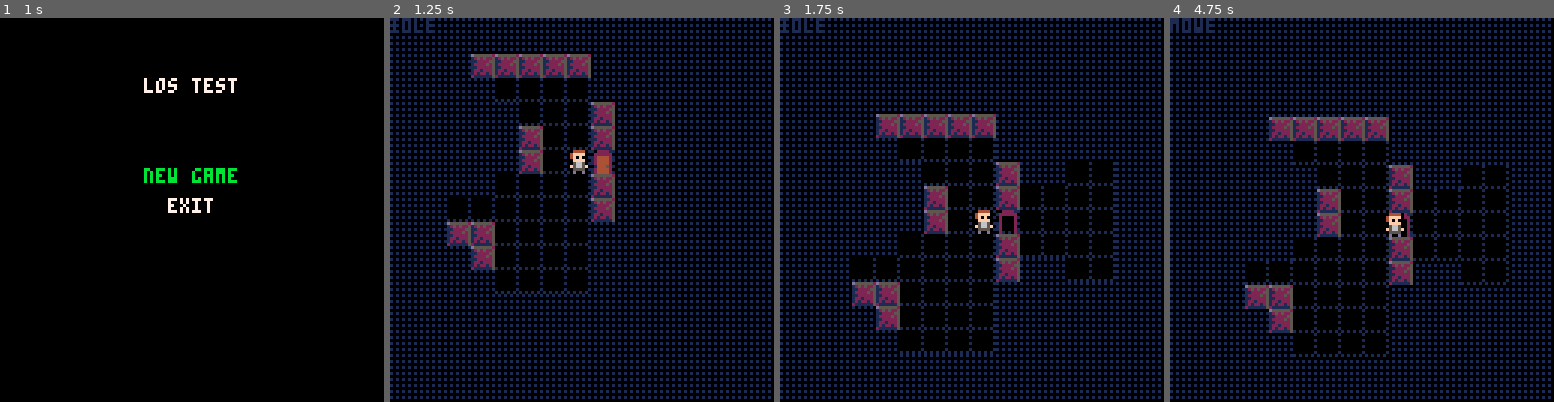
Above: before the commit, frames 1-4 (left to right).
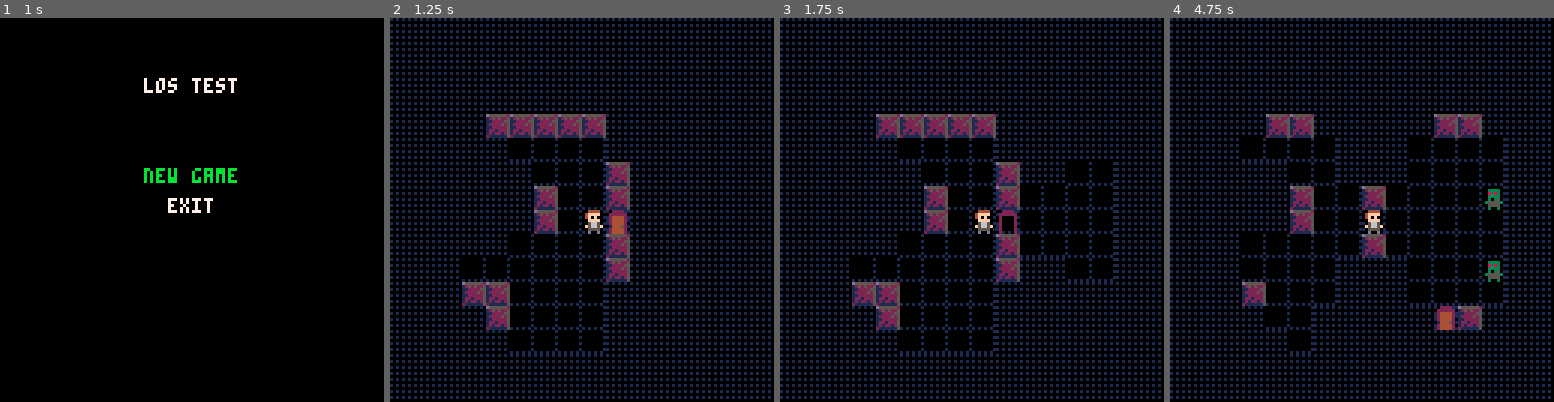
Above: after the commit, the same moments.

Repository: bancliffe/lostest
Game: PICO-8 cartridge lostest.p8
The game is run twice, just before and just after one commit, with the same random seed, the same clock (stepped at 60 frames per second) and the same inputs.
Inputs:
- Up to frame 1 (1 s): tap X (X key) at 0.33 s; tap O (Z key) at 0.7 s
- Up to frame 2 (1.25 s): tap X (X key) at 1.07 s
- Up to frame 3 (1.75 s): hold Right from 1.6 s (still down); tap O (Z key) at 1.7 s
- Up to frame 4 (4.75 s): tap X (X key) at 1.85, 2.97, 4.08 s; release Right at 2.1 s; tap O (Z key) every 0.4 s from 2.1 to 4.5 s; hold Up 2.15-2.42 s; hold Right 2.47-3.03 s; hold Left 3.08-3.58 s; hold Down 3.63-3.97 s; hold Right 4.02-4.68 s; hold Up from 4.73 s (still down)

Frame 1 is identical in both runs. In frame 2, 15% of the frame differs, in the area x 0-63%, y 0-88%; in frame 3, 0.1%; in frame 4, 16%, in the area x 0-89%, y 0-89%.

Commit message:
Refactor camera and player functionality; implement smooth camera mode, enhance player interaction, and update main menu logic

Diff:
--- a/camera.lua
+++ b/camera.lua
@@ -3,11 +3,17 @@
     y=y or 0,
     dx=0,
     dy=0,
+    mode="snap",
     target={x=0,y=0},
     update=function(_ENV)
-        dx = target.x * 8 - 64
-        dy = target.y * 8 - 64
-        x += (dx - x) * 0.2
-        y += (dy - y) * 0.2
+        if mode=="snap" then
+            x = (target.x * 8) + target.mx - 64
+            y = (target.y * 8) +target.my - 64
+        elseif mode=="smooth" then
+            dx = target.x * 8 - 64
+            dy = target.y * 8 - 64
+            x += (dx - x) * 0.2
+            y += (dy - y) * 0.2
+        end
     end
 })
--- a/entities.lua
+++ b/entities.lua
@@ -42,19 +42,30 @@
         if state == "idle" then
             return move_or_interact(_ENV)
         elseif state == "move" then
-            return move_player(_ENV, dx, dy)
+            return move_player(_ENV)
         elseif state == "bump" then
             return bump_player(_ENV)
         end
     end,
 
     bump_player=function(_ENV)
-        -- placeholder for bump animation or sound effect
-        state = "idle"
-        return true
+        mx+=dx
+        my+=dy
+        move_dist-=1
+        if move_dist==4 then
+            dx *= -1
+            dy *= -1
+        end
+        if move_dist==0 then
+            state="idle"
+            mx=0
+            my=0
+            return true
+        end
+        return false
     end,
 
-    move_player=function(_ENV, dx, dy)
+    move_player=function(_ENV)
         mx+=dx
         my+=dy
         move_dist-=1
@@ -86,7 +97,17 @@
                 local tile = test_map[x+dx] and test_map[x+dx][y+dy]
                 if tile and tile.object then
                     tile.object.interact(tile)
+                    move_dist=8
                     state="bump"
+                end
+                for i=1,#global.characters do
+                    local c = global.characters[i]
+                    if c.x == x+dx and c.y == y+dy and c.interact then
+                        c.interact(c)
+                        move_dist=8
+                        state="bump"
+                        break
+                    end
                 end
             end
         end
@@ -110,6 +131,9 @@
     update=function(_ENV) if global.pc.x < x then flipped = true else flipped =false end end,
     draw=function(_ENV)
         spr(sprite_id,x*8,y*8,1,1, flipped, false)
+    end,
+    interact=function(_ENV)
+        log("mob interaction with player at ("..x..","..y..")")
     end
 })
 
--- a/main.lua
+++ b/main.lua
@@ -4,6 +4,6 @@
     global=_ENV
     init_mainmenu()
     init_log()
-    _update = update_mainmenu
+    _update60 = update_mainmenu
     _draw = draw_mainmenu
 end
--- a/screens/screen_mainmenu.lua
+++ b/screens/screen_mainmenu.lua
@@ -13,7 +13,7 @@
     if btnp(🅾️) then
         if choice == 1 then
             init_map()
-            _update = update_map
+            _update60 = update_map
             _draw = draw_map
         elseif choice == 2 then
             -- exit game
--- a/screens/screen_map.lua
+++ b/screens/screen_map.lua
@@ -34,7 +34,6 @@
         update_los(test_map)
         minimap = generate_minimap(test_map)
     end
-
     my_camera:update()
 end
 
@@ -74,7 +73,6 @@
     if global.show_minimap then
         draw_minimap(1,1)
     end
-    ?global.pc.state
 end
 
 function draw_minimap(x, y)
--- a/utils.lua
+++ b/utils.lua
@@ -216,6 +216,7 @@
     return map
 end
 
+
 function init_log()
     if debug_mode then
         printh(get_local_time()..": -= Log Start =-", "log.txt", true) -- clear log file
@@ -247,6 +248,11 @@
 function interactable(x,y)
     local tile = test_map[x][y]
     if tile.object and tile.object.interact then return true end
+    for i=1,#global.characters do
+        if global.characters[i].x == x and global.characters[i].y == y and global.characters[i].interact then
+             return true
+        end
+    end
     return false
 end
 
